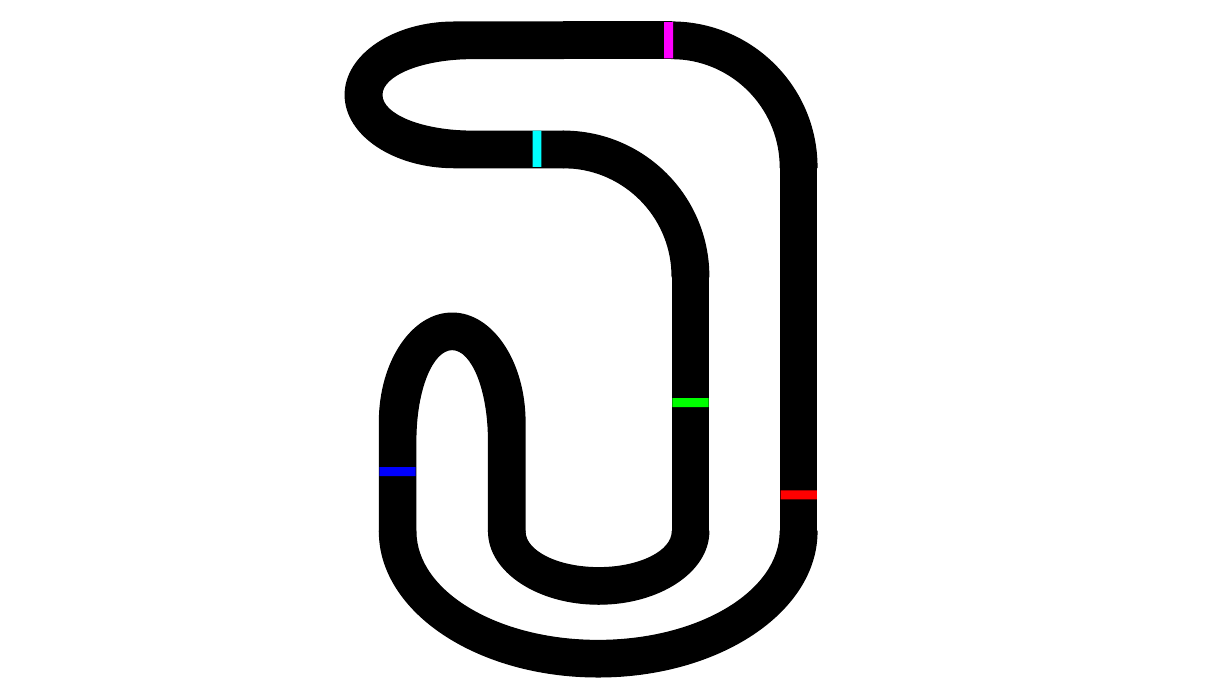
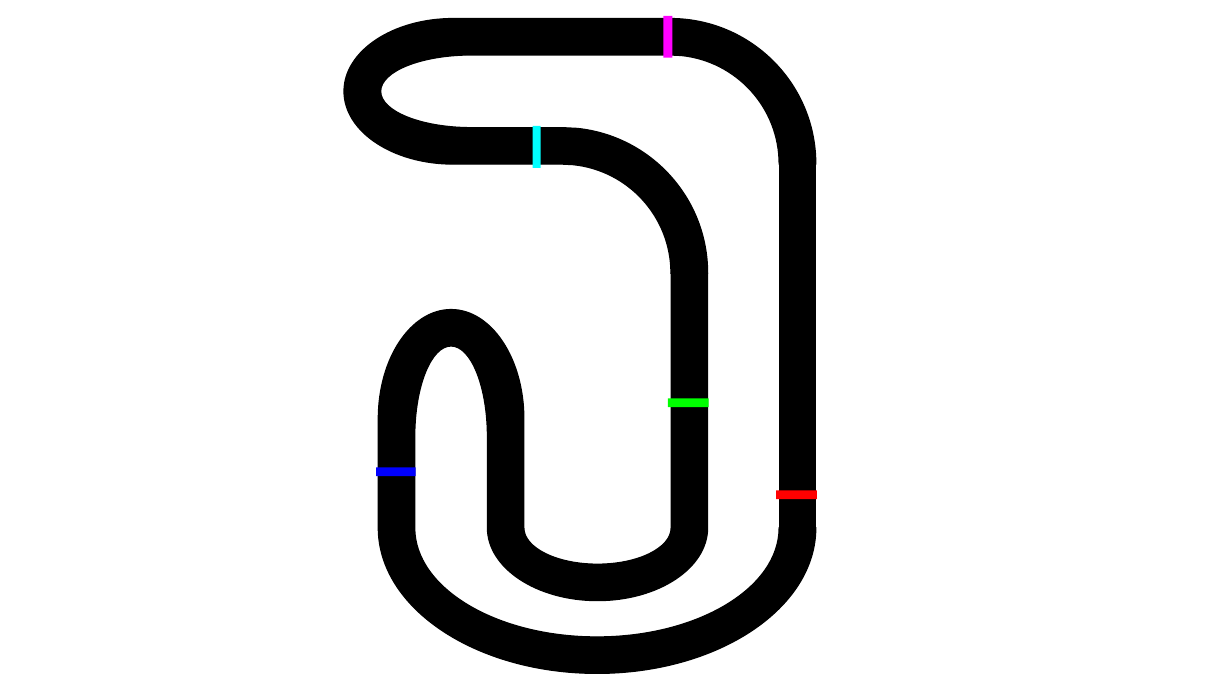
Before and after one commit to Buildasaurus/Genetic-Racing-Car, a slide deck: slide 14 of Data/Racerbane og bil.pptx. Drawn at 1232x693 pixels with LibreOffice and Linux fonts; fonts in the diff are those of the drawing. Boxes give left, top, right and bottom in pixels: in the first picture for what was removed or moved away, otherwise in the second. Text is boxed around its words. In the diff, an @@ line names an element or a change of style, - is before the commit and + after.

```diff
--- a/Data/Racerbane og bil.pptx
+++ b/Data/Racerbane og bil.pptx
@@ freeform shape added at [344, 18, 816, 674], fill #000000, outline #000000 1 pt @@
@@ rectangle: place and size @@
-rectangle at [664, 23, 673, 59]
+rectangle at [663, 16, 672, 58]
@@ rectangle: place and size @@
-rectangle at [532, 131, 541, 167]
+rectangle at [532, 127, 541, 168]
@@ group removed at [346, 22, 817, 677]: 6 freeform shapes, 3 rectangles @@
@@ rectangle: place and size @@
-rectangle at [673, 398, 709, 408]
+rectangle at [668, 398, 709, 407]
@@ rectangle: place and size @@
-rectangle at [380, 468, 416, 477]
+rectangle at [376, 468, 416, 477]
@@ rectangle: place and size @@
-rectangle at [781, 491, 817, 500]
+rectangle at [776, 491, 817, 500]
```
Also in this commit, not shown: 3 other slides changed, 4 other files.
